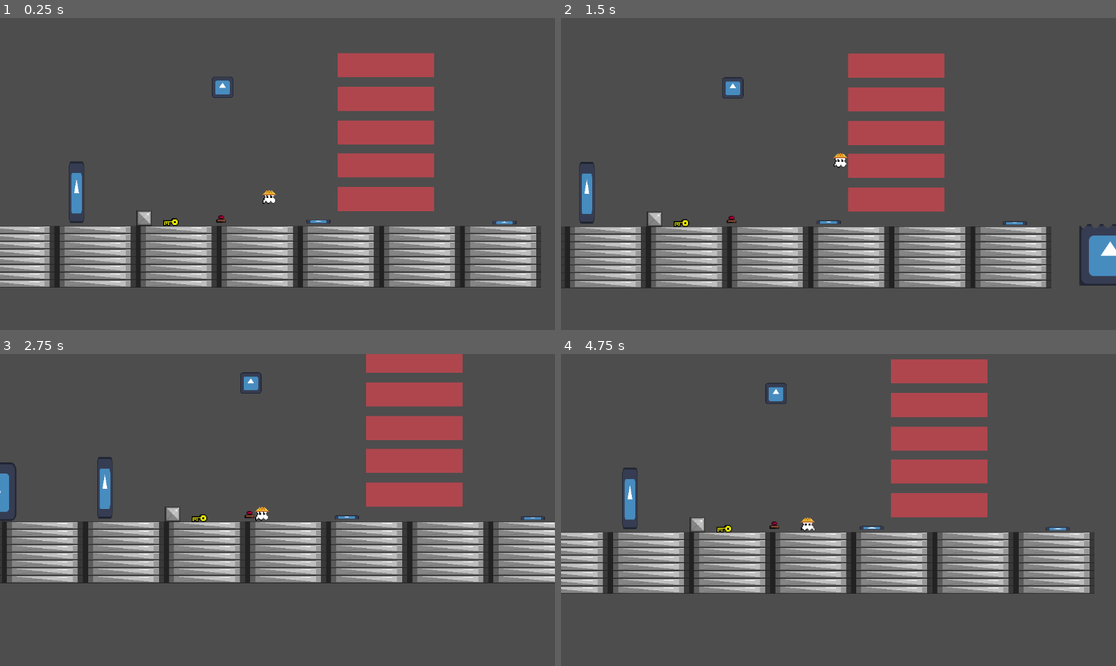
Above: before the commit, frames 1-4 (two rows, left to right).
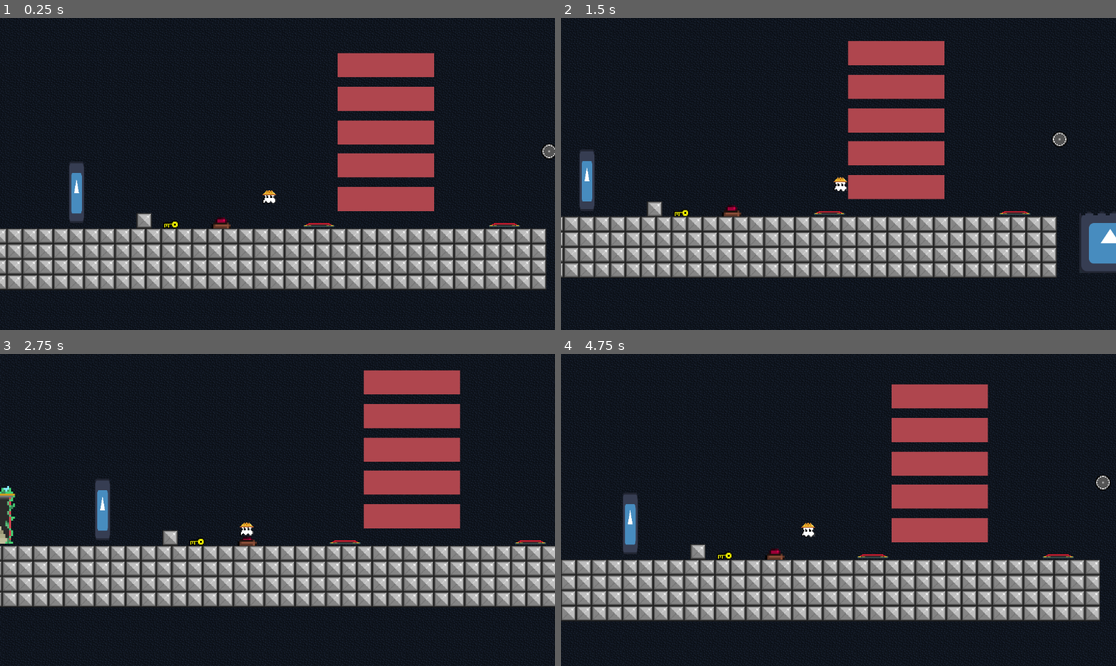
Above: after the commit, the same moments.

Repository: Monczak/warsztatyletni2025
Game: Godot game, scene res://src/Root.tscn
Same seed, same stepped clock (60 frames per second), same inputs: the game is played once before the commit and once after it. The engine's default icon, where the game draws it, is replaced by a stand-in: a white triangle on a blue panel in a dark square.
Inputs (mouse positions are in pixels of both pictures, inside the frame that each line leads up to):
- Up to frame 1 (0.25 s): no input
- Up to frame 2 (1.5 s): move the mouse to (960, 158) at 0.52 s; hold Right (MoveRight) from 0.53 s (still down); tap Z (Interact) at 0.6, 1.35 s; click (960, 158) at 0.67 s; tap Up (Jump) at 0.77 s; move the mouse to (727, 189) at 1.27 s
- Up to frame 3 (2.75 s): tap Up (Jump) at 1.52 s; move the mouse to (333, 441) at 2.02 s; release Right (MoveRight) at 2.03 s; hold Left (MoveLeft) from 2.03 s (still down); tap Z (Interact) at 2.1 s
- Up to frame 4 (4.75 s): move the mouse to (810, 572) at 2.77 s; release Left (MoveLeft) at 2.78 s; hold Right (MoveRight) 2.78-4.28 s; tap Z (Interact) at 2.85, 3.6, 4.35 s; click (810, 572) at 2.92 s; tap Up (Jump) at 3.02, 3.77, 4.52 s; move the mouse to (1005, 556) at 3.52 s; move the mouse to (672, 463) at 4.27 s; hold Left (MoveLeft) from 4.28 s (still down)

The runs differ from the first frame. In frame 1, 87% of the frame differs, in the area x 0-100%, y 0-100%; in frame 2, 91%; in frame 3, 91%; in frame 4, 92%.

Commit message:
Add sprites to a bunch of stuff

Diff:
--- /dev/null
+++ b/src/Background.gd
@@ -0,0 +1,12 @@
+extends Node2D
+
+@export var camera: Camera2D
+@export var snap_distance: float = 32
+
+
+func _closest_snap_point(pos: Vector2) -> Vector2:
+    return round(pos / snap_distance) * snap_distance
+
+
+func _process(delta: float) -> void:
+    global_position = _closest_snap_point(camera.global_position)
--- /dev/null
+++ b/src/Background.tscn
@@ -0,0 +1,16 @@
+[gd_scene load_steps=3 format=3 uid="uid://s1f5wo2yqwwr"]
+
+[ext_resource type="Script" path="res://src/Background.gd" id="1_gya2p"]
+[ext_resource type="Texture2D" uid="uid://c2wqu5e88abbt" path="res://images/Dirt.png" id="2_u0v0n"]
+
+[node name="Background" type="Node2D"]
+z_index = -100
+script = ExtResource("1_gya2p")
+
+[node name="Sprite2D" type="Sprite2D" parent="."]
+modulate = Color(0.157186, 0.213966, 0.306456, 1)
+texture_repeat = 2
+scale = Vector2(2, 2)
+texture = ExtResource("2_u0v0n")
+region_enabled = true
+region_rect = Rect2(0, 0, 1024, 1024)
--- a/src/Level.tscn
+++ b/src/Level.tscn
@@ -61,9 +61,8 @@
 [node name="Level" type="Node2D"]
 script = ExtResource("1_m0kto")
 
-[node name="Platform" parent="." instance=ExtResource("1_3lw1l")]
-position = Vector2(-172, 219)
-scale = Vector2(10.52, 1)
+[node name="Player" parent="." instance=ExtResource("14_o64fp")]
+position = Vector2(-63, 37)
 
 [node name="Box" parent="." instance=ExtResource("2_lc76d")]
 z_index = 0
@@ -74,7 +73,6 @@
 script = ExtResource("4_7pvq8")
 
 [node name="Goo" parent="." instance=ExtResource("5_t53vl")]
-z_index = 0
 position = Vector2(623, 214)
 
 [node name="MovingPlatform" parent="." instance=ExtResource("6_3ui4n")]
@@ -103,17 +101,15 @@
 DestinationDelta = Vector2(100, 0)
 
 [node name="PeriodicTimer" parent="." instance=ExtResource("7_8ss7w")]
-position = Vector2(-160, -133)
+position = Vector2(518, 0)
 cycle_time = 5.0
 connections = Array[ExtResource("8_gbsuk")]([SubResource("Resource_ycknl"), SubResource("Resource_p0ssg"), SubResource("Resource_cebjb"), SubResource("Resource_hnlk2"), SubResource("Resource_7evgf")])
 initial_behavior = 3
 
 [node name="Gate" parent="." instance=ExtResource("9_60672")]
-z_index = 0
 position = Vector2(-463, 85)
 
 [node name="Key" parent="." instance=ExtResource("10_1k2cq")]
-z_index = 0
 position = Vector2(-267, 121)
 interactions = Array[ExtResource("11_881yx")]([SubResource("Resource_gjcj3")])
 
@@ -122,16 +118,40 @@
 interactions = Array[ExtResource("11_881yx")]([SubResource("Resource_8l63m")])
 
 [node name="JumpPad" parent="." instance=ExtResource("12_lpfcl")]
-z_index = 0
-position = Vector2(425, 148)
+position = Vector2(425, 141)
 
 [node name="JumpPad2" parent="." instance=ExtResource("12_lpfcl")]
-z_index = 0
-position = Vector2(39, 146)
+position = Vector2(40, 141)
 
 [node name="Exit" parent="." instance=ExtResource("13_e45qv")]
-z_index = 0
-position = Vector2(-693, 93)
+position = Vector2(-689, 92)
 
-[node name="Player" parent="." instance=ExtResource("14_o64fp")]
-position = Vector2(-63, 37)
+[node name="Platform" parent="." instance=ExtResource("1_3lw1l")]
+position = Vector2(-704, 224)
+
+[node name="Platform2" parent="." instance=ExtResource("1_3lw1l")]
+position = Vector2(-576, 224)
+
+[node name="Platform3" parent="." instance=ExtResource("1_3lw1l")]
+position = Vector2(-448, 224)
+
+[node name="Platform4" parent="." instance=ExtResource("1_3lw1l")]
+position = Vector2(-320, 224)
+
+[node name="Platform5" parent="." instance=ExtResource("1_3lw1l")]
+position = Vector2(-192, 224)
+
+[node name="Platform6" parent="." instance=ExtResource("1_3lw1l")]
+position = Vector2(-64, 224)
+
+[node name="Platform7" parent="." instance=ExtResource("1_3lw1l")]
+position = Vector2(64, 224)
+
+[node name="Platform8" parent="." instance=ExtResource("1_3lw1l")]
+position = Vector2(192, 224)
+
+[node name="Platform9" parent="." instance=ExtResource("1_3lw1l")]
+position = Vector2(320, 224)
+
+[node name="Platform10" parent="." instance=ExtResource("1_3lw1l")]
+position = Vector2(448, 224)
--- a/src/World.tscn
+++ b/src/World.tscn
@@ -6,6 +6,7 @@
 [ext_resource type="PackedScene" uid="uid://cc54w6n5ncad1" path="res://src/objects/Player.tscn" id="2_2o6v2"]
 [ext_resource type="Script" path="res://src/Particles.gd" id="5_drron"]
 [ext_resource type="PackedScene" uid="uid://cyo3cjknpjwht" path="res://src/particles/PlayerDeathParticles.tscn" id="6_vqegi"]
+[ext_resource type="PackedScene" uid="uid://s1f5wo2yqwwr" path="res://src/Background.tscn" id="7_w5hwx"]
 
 [node name="World" type="Node2D"]
 script = ExtResource("1_fbkx8")
@@ -20,3 +21,6 @@
 [node name="Particles" type="Node2D" parent="."]
 script = ExtResource("5_drron")
 player_death_particles_tscn = ExtResource("6_vqegi")
+
+[node name="Background" parent="." node_paths=PackedStringArray("camera") instance=ExtResource("7_w5hwx")]
+camera = NodePath("../Camera2D")
--- a/src/objects/Button.tscn
+++ b/src/objects/Button.tscn
@@ -4,30 +4,20 @@
 [ext_resource type="Texture2D" uid="uid://blcajq17xmuuo" path="res://images/ButtonDownPart.png" id="2_13rx2"]
 [ext_resource type="Texture2D" uid="uid://foii74pvx7av" path="res://images/ButtonUpPart.png" id="3_862g8"]
 
+[sub_resource type="RectangleShape2D" id="RectangleShape2D_wqd3i"]
+size = Vector2(24, 16)
+
 [sub_resource type="RectangleShape2D" id="RectangleShape2D_djdu7"]
-size = Vector2(20, 8)
-
-[sub_resource type="RectangleShape2D" id="RectangleShape2D_wqd3i"]
-size = Vector2(12, 8)
+size = Vector2(40, 16)
 
 [sub_resource type="RectangleShape2D" id="RectangleShape2D_wxp0a"]
-size = Vector2(16, 20)
+size = Vector2(24, 20)
 
 [node name="Button" type="StaticBody2D"]
 collision_layer = 2
 collision_mask = 5
 script = ExtResource("1_oyj55")
 button_force = 4000.0
-
-[node name="Sprite2D" type="Sprite2D" parent="."]
-modulate = Color(1, 0.560784, 0.403922, 1)
-position = Vector2(0, -8)
-scale = Vector2(2, 2)
-texture = ExtResource("2_13rx2")
-
-[node name="CollisionShape2D" type="CollisionShape2D" parent="."]
-position = Vector2(0, 4)
-shape = SubResource("RectangleShape2D_djdu7")
 
 [node name="MovingPart" type="RigidBody2D" parent="."]
 position = Vector2(0, -11)
@@ -40,14 +30,25 @@
 
 [node name="Sprite2D" type="Sprite2D" parent="MovingPart"]
 modulate = Color(0.820008, 0, 0.294602, 1)
-scale = Vector2(2, 2)
+scale = Vector2(4, 4)
 texture = ExtResource("3_862g8")
 
 [node name="CollisionShape2D" type="CollisionShape2D" parent="MovingPart"]
-position = Vector2(0, 8)
+position = Vector2(0, 16)
 shape = SubResource("RectangleShape2D_wqd3i")
 
+[node name="Sprite2D" type="Sprite2D" parent="."]
+modulate = Color(1, 0.560784, 0.403922, 1)
+position = Vector2(0, -8)
+scale = Vector2(4, 4)
+texture = ExtResource("2_13rx2")
+
+[node name="CollisionShape2D" type="CollisionShape2D" parent="."]
+position = Vector2(0, 16)
+shape = SubResource("RectangleShape2D_djdu7")
+
 [node name="GrooveJoint2D" type="GrooveJoint2D" parent="."]
+position = Vector2(0, 22)
 rotation = -3.14159
 node_a = NodePath("..")
 node_b = NodePath("../MovingPart")
--- a/src/objects/Exit.tscn
+++ b/src/objects/Exit.tscn
@@ -1,18 +1,18 @@
 [gd_scene load_steps=4 format=3 uid="uid://4o6evssusvq0"]
 
 [ext_resource type="Script" path="res://src/objects/Exit.gd" id="1_nn2ma"]
-[ext_resource type="Texture2D" uid="uid://cabwwfn2u5qlb" path="res://icon.svg" id="2_pcx1v"]
+[ext_resource type="Texture2D" uid="uid://ditnnot13roqe" path="res://images/Exit.png" id="2_xbv85"]
 
 [sub_resource type="RectangleShape2D" id="RectangleShape2D_jwr2e"]
-size = Vector2(92, 124)
+size = Vector2(88, 128)
 
 [node name="Exit" type="Node2D"]
 z_index = -5
 script = ExtResource("1_nn2ma")
 
 [node name="Sprite2D" type="Sprite2D" parent="."]
-scale = Vector2(0.71875, 0.953125)
-texture = ExtResource("2_pcx1v")
+scale = Vector2(4, 4)
+texture = ExtResource("2_xbv85")
 
 [node name="Area2D" type="Area2D" parent="."]
 
--- a/src/objects/JumpPad.tscn
+++ b/src/objects/JumpPad.tscn
@@ -1,23 +1,23 @@
 [gd_scene load_steps=4 format=3 uid="uid://b55tg1lipk3m5"]
 
-[ext_resource type="Texture2D" uid="uid://cabwwfn2u5qlb" path="res://icon.svg" id="1_b0i2e"]
 [ext_resource type="Script" path="res://src/objects/JumpPad.gd" id="1_yal5c"]
+[ext_resource type="Texture2D" uid="uid://dfkgv3y8k2kfn" path="res://images/jumppad.png" id="2_gv8v1"]
 
 [sub_resource type="RectangleShape2D" id="RectangleShape2D_7eems"]
-size = Vector2(50, 13)
+size = Vector2(64, 18)
 
 [node name="JumpPad" type="Node2D"]
 z_index = 5
 script = ExtResource("1_yal5c")
 
 [node name="Sprite2D" type="Sprite2D" parent="."]
-scale = Vector2(0.390625, 0.0625)
-texture = ExtResource("1_b0i2e")
+scale = Vector2(2, 2)
+texture = ExtResource("2_gv8v1")
 
 [node name="Area2D" type="Area2D" parent="."]
 collision_layer = 16
 collision_mask = 5
 
 [node name="CollisionShape2D" type="CollisionShape2D" parent="Area2D"]
-position = Vector2(0, -2.5)
+position = Vector2(0, 7)
 shape = SubResource("RectangleShape2D_7eems")
--- a/src/objects/PeriodicTimer.gd
+++ b/src/objects/PeriodicTimer.gd
@@ -25,7 +25,7 @@
 
 @onready var sprite: Sprite2D = $Sprite2D
 
-var _frame_count = 8
+var _frame_count = 34
 
 var _scheduled_behavior = null
 
@@ -103,7 +103,8 @@
         if _time > cycle_time and loop:
             _start_cycle()
 
-    sprite.frame = int(floor(inverse_lerp(0, _frame_count - 0.01, _time / cycle_time)))
+    sprite.frame = int(floor(lerp(0.0, _frame_count - 0.01, _time / cycle_time)))
+    print(sprite.frame)
 
     if _scheduled_behavior != null:
         _do_behavior(_scheduled_behavior)
--- a/src/objects/PeriodicTimer.tscn
+++ b/src/objects/PeriodicTimer.tscn
@@ -1,12 +1,13 @@
 [gd_scene load_steps=3 format=3 uid="uid://ccmq77qe4la"]
 
 [ext_resource type="Script" path="res://src/objects/PeriodicTimer.gd" id="1_51fg0"]
-[ext_resource type="Texture2D" uid="uid://cabwwfn2u5qlb" path="res://icon.svg" id="2_1hakx"]
+[ext_resource type="Texture2D" uid="uid://cp5obqgbnff6c" path="res://images/timer.png" id="2_r8n2j"]
 
 [node name="PeriodicTimer" type="Node2D"]
 script = ExtResource("1_51fg0")
 cycle_time = 1.0
 
 [node name="Sprite2D" type="Sprite2D" parent="."]
-scale = Vector2(0.34375, 0.34375)
-texture = ExtResource("2_1hakx")
+scale = Vector2(2, 2)
+texture = ExtResource("2_r8n2j")
+hframes = 34
--- a/src/objects/Platform.tscn
+++ b/src/objects/Platform.tscn
@@ -6,14 +6,16 @@
 size = Vector2(128, 128)
 
 [node name="Platform" type="StaticBody2D"]
+z_index = 10
 collision_layer = 2
 collision_mask = 0
 
 [node name="Sprite2D" type="Sprite2D" parent="."]
 texture_repeat = 2
+scale = Vector2(2, 2)
 texture = ExtResource("1_sksev")
 region_enabled = true
-region_rect = Rect2(0, 0, 128, 128)
+region_rect = Rect2(0, 0, 64, 64)
 
 [node name="CollisionShape2D" type="CollisionShape2D" parent="."]
 shape = SubResource("RectangleShape2D_r0nca")
--- a/src/particles/PlayerDeathParticles.gd
+++ b/src/particles/PlayerDeathParticles.gd
@@ -3,5 +3,5 @@
 
 # Called when the node enters the scene tree for the first time.
 func _ready() -> void:
-	emitting = true
-	finished.connect(func(): queue_free())
+    emitting = true
+    finished.connect(func(): queue_free())
Binary file added: images/Exit.png
Not shown, added: images/Exit.png.import
Binary file added: images/jumppad.png
Not shown, added: images/jumppad.png.import
Not shown: 1 places in src/World.tscn that only renumber resources
